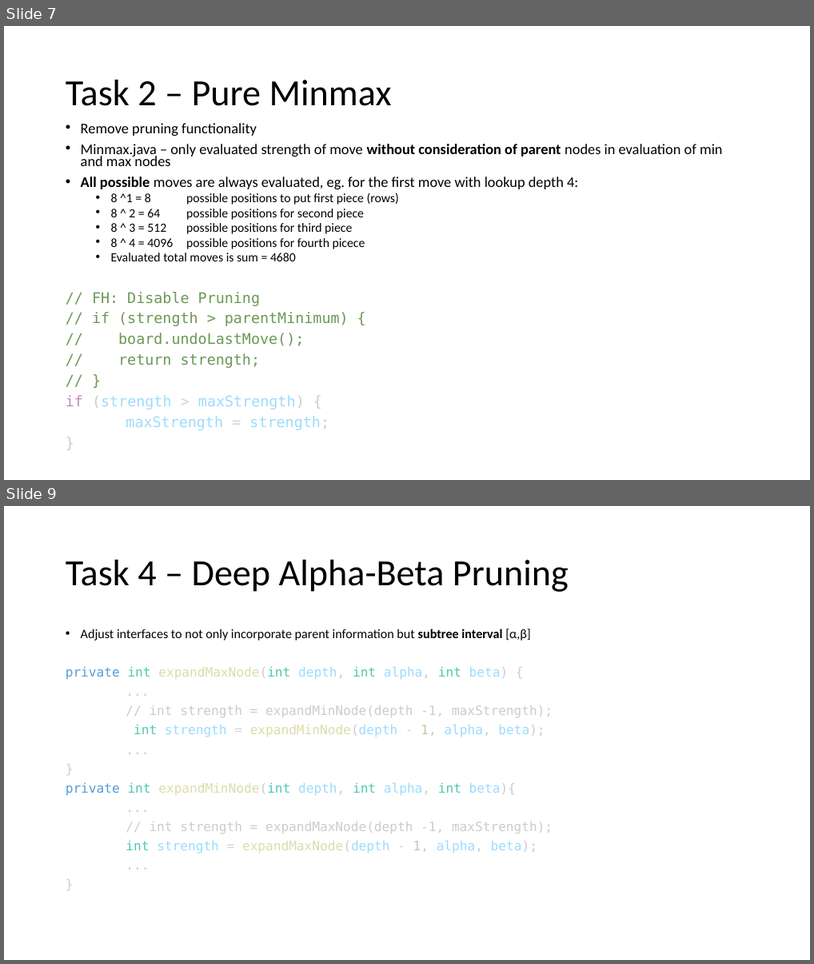
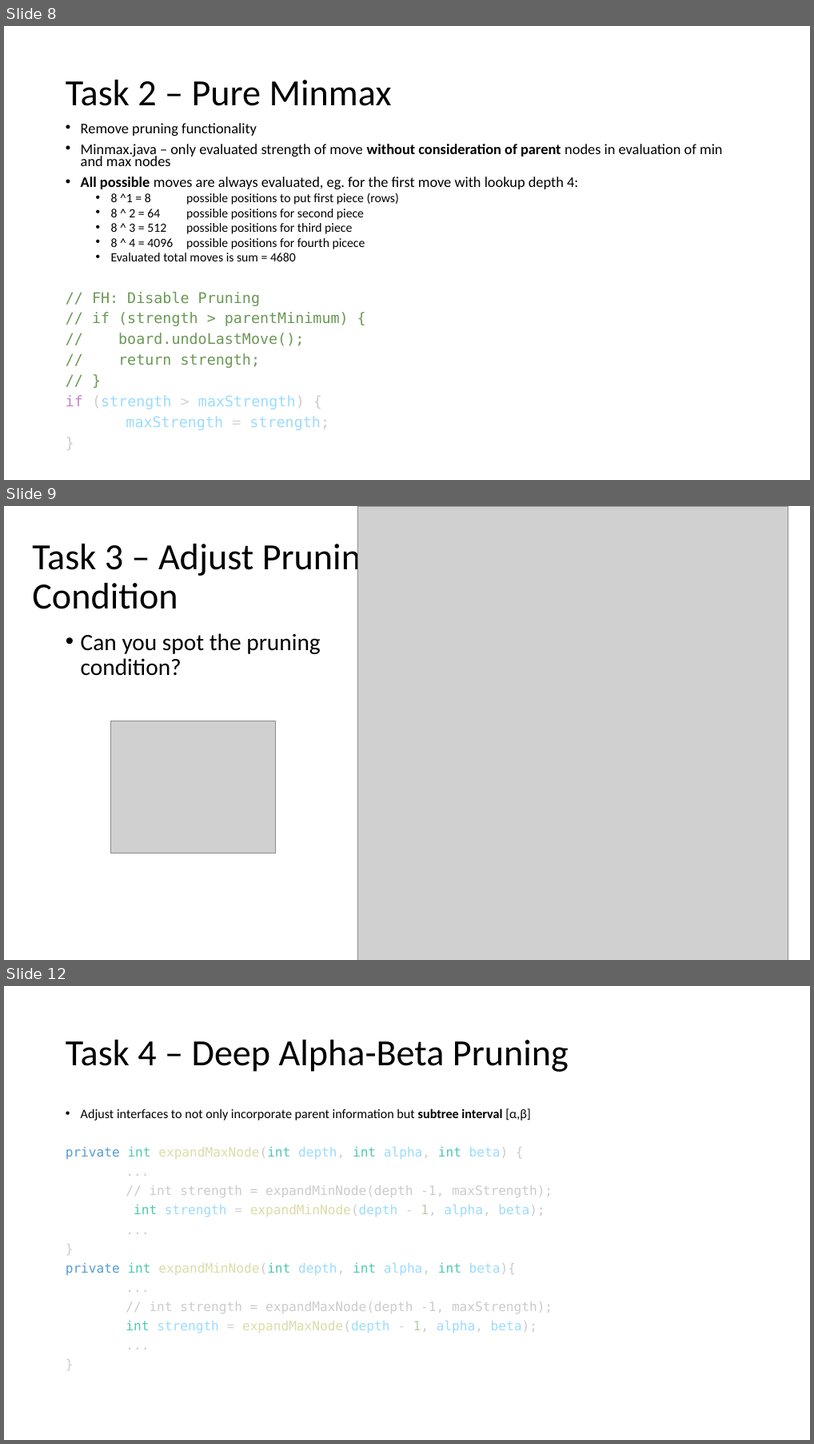
Before and after one commit to XaverB/connect-four, a slide deck: doc/ConnectFourPresentationDraft.pptx. Shown one above the other, each under a label of ours: slides 7 and 9 before the commit, slides 8, 9 and 12 after it; the slides between them are not shown. The pictures are 814x964 and 814x1444 pixels, drawn with LibreOffice and Linux fonts; fonts in the diff are those of the drawing; grey boxes stand for pictures. Boxes give left, top, right and bottom in pixels: in the first picture for what was removed or moved away, otherwise in the second. Text is boxed around its words. In the diff, an @@ line names an element or a change of style, - is before the commit and + after.

```diff
--- a/doc/ConnectFourPresentationDraft.pptx
+++ b/doc/ConnectFourPresentationDraft.pptx
@@ slide 9 added at [4,506,810,960], background #FFFFFF @@
@@ picture added at [358,506,789,960] @@
@@ title added at [32,538,378,609], 44 pt, text #000000 @@
+Task 3 – Adjust Pruning
+Condition
@@ text added at [81,633,320,676], 28 pt, text #000000 @@
+• Can you spot the pruning
+  condition?
@@ picture added at [110,720,276,852] @@
@@ what was slide 7 is now slide 8 @@
@@ what was slide 9 is now slide 12 @@
```
Also in this commit, not shown: 5 slides changed, 12 other slides added.
